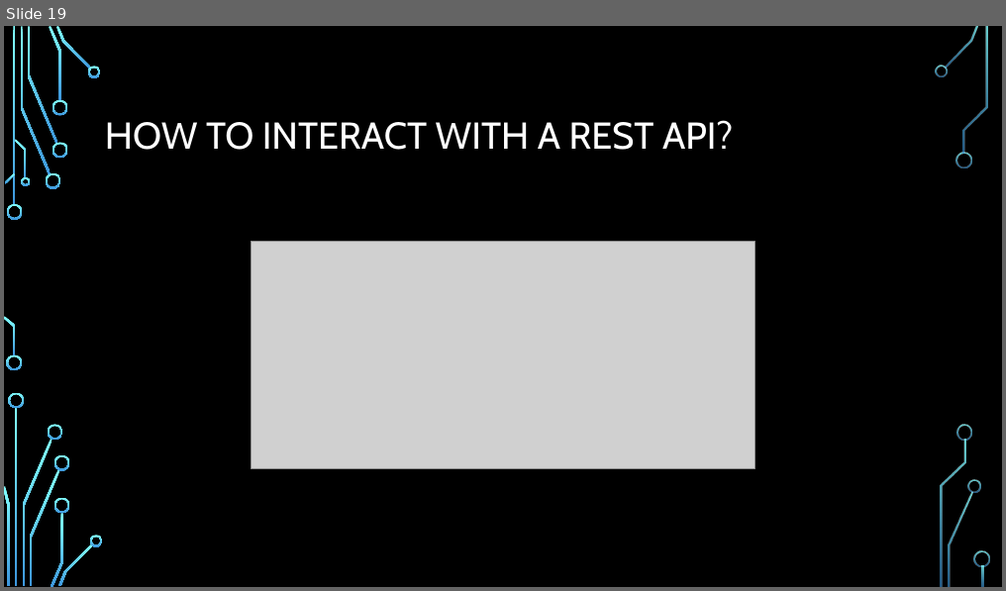
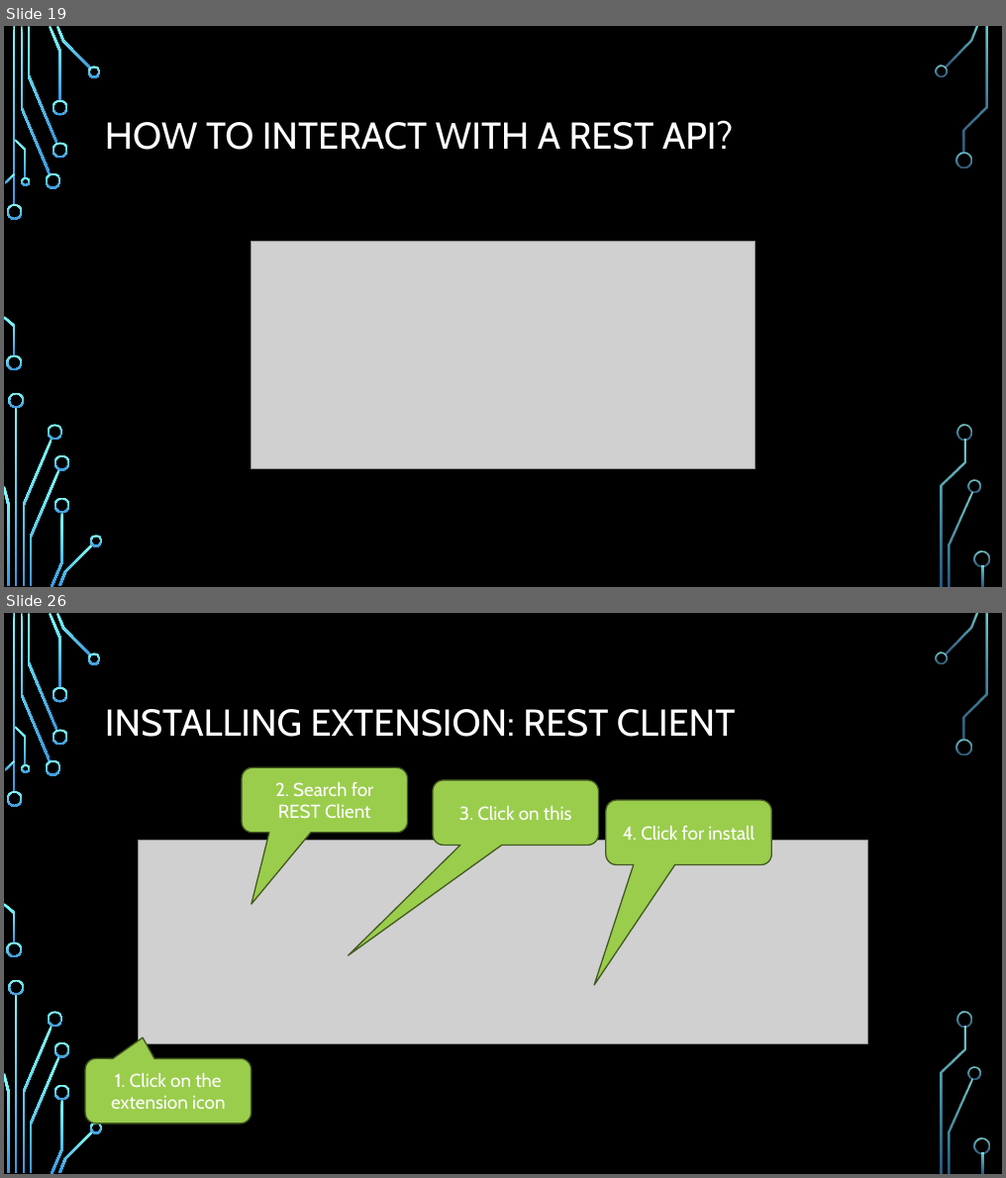
Before and after one commit to kenshih1989/GameStoreAPI, a slide deck: GameStore with Visual Studio Code.pptx. Shown one above the other, each under a label of ours: slide 19 before the commit, slides 19 and 26 after it; the slides between them are not shown. The pictures are 1006x591 and 1006x1178 pixels, drawn with LibreOffice and Linux fonts; fonts in the diff are those of the drawing; grey boxes stand for pictures; background and template pictures are left out. Boxes give left, top, right and bottom in pixels: in the first picture for what was removed or moved away, otherwise in the second. Text is boxed around its words. In the diff, an @@ line names an element or a change of style, - is before the commit and + after.

```diff
--- a/GameStore with Visual Studio Code.pptx
+++ b/GameStore with Visual Studio Code.pptx
@@ slide 26 added at bbox=[4, 613, 1002, 1174], background picture (left out); not listed: 36 template elements that a slide beside it also shows @@
@@ title added at bbox=[105, 709, 736, 737], 36 pt, text #FFFFFF @@
+INSTALLING EXTENSION: REST CLIENT
@@ rounded speech box added at bbox=[242, 768, 408, 833], fill #9ACD4C, outline #435A21 1.25 pt, 18 pt, text #FFFFFF @@
+2. Search for REST Client
@@ rounded speech box added at bbox=[433, 780, 599, 845], fill #9ACD4C, outline #435A21 1.25 pt, 18 pt, text #FFFFFF @@
+3. Click on this
@@ rounded speech box added at bbox=[606, 800, 772, 865], fill #9ACD4C, outline #435A21 1.25 pt, 18 pt, text #FFFFFF @@
+4. Click for install
@@ picture added at bbox=[138, 840, 868, 1045] @@
@@ rounded speech box added at bbox=[85, 1059, 252, 1124], fill #9ACD4C, outline #435A21 1.25 pt, 18 pt, text #FFFFFF @@
+1. Click on the extension icon
```
Also in this commit, not shown: 17 other slides added, 1 slide removed, 47 other files.
